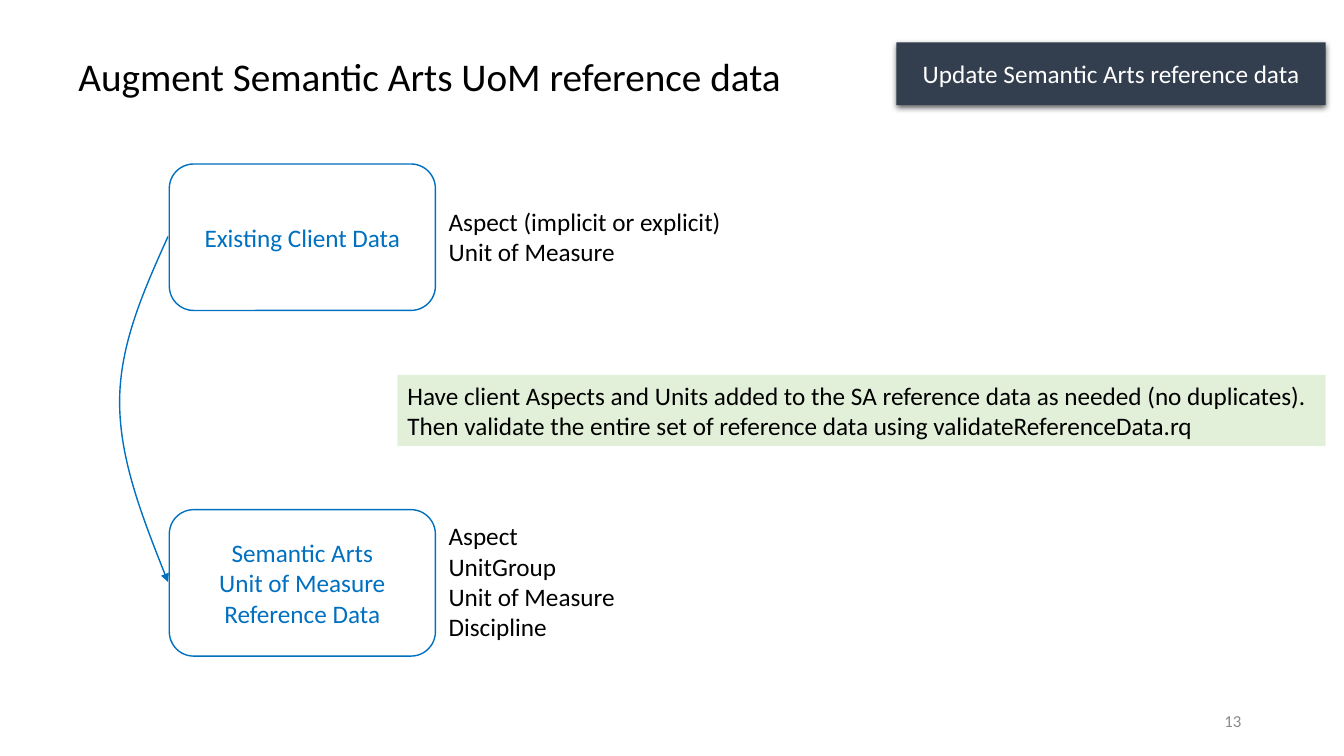
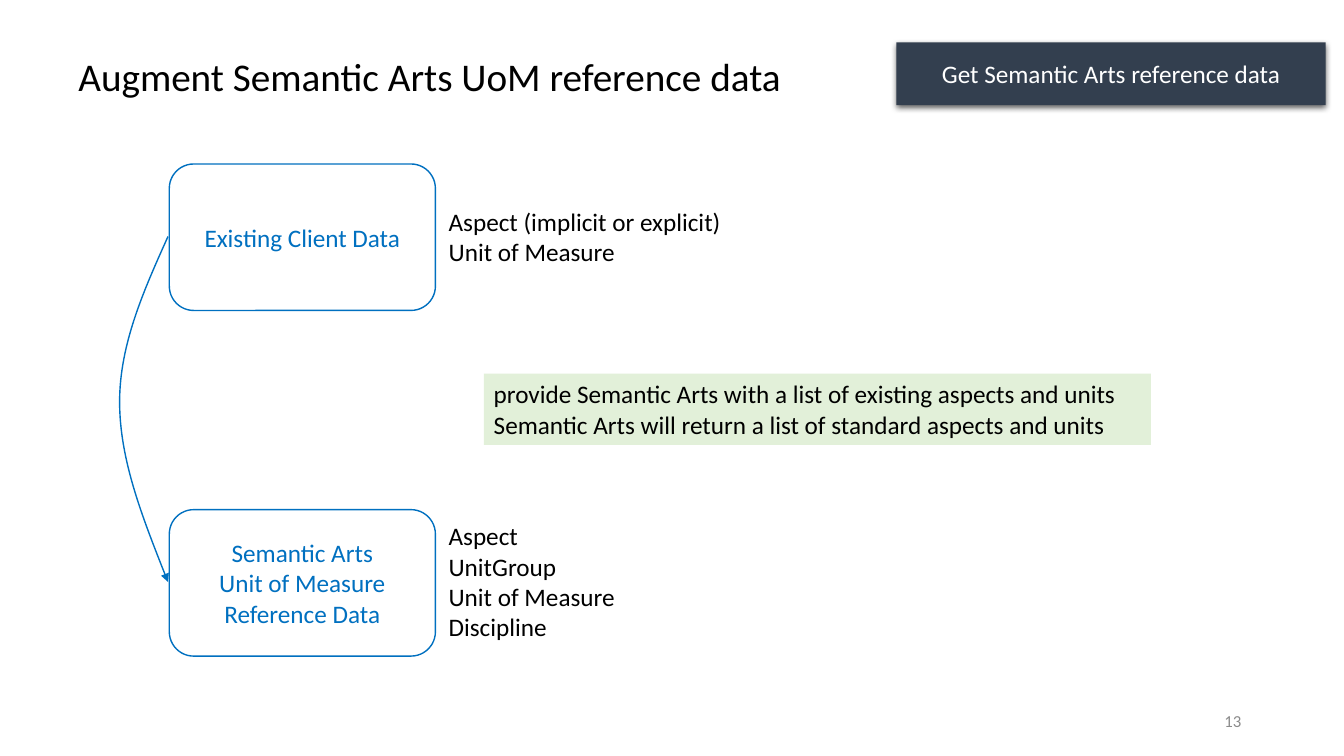
Before and after one commit to semanticarts/gist, a slide deck: slide 13 of migration/v13.0/uomDataConversion.pptx. Drawn at 1344x756 pixels with LibreOffice and Linux fonts; fonts in the diff are those of the drawing. Boxes give left, top, right and bottom in pixels: in the first picture for what was removed or moved away, otherwise in the second. Text is boxed around its words. In the diff, an @@ line names an element or a change of style, - is before the commit and + after.

Commit message:
clarify the step of getting standardized aspects and units from Semantic Arts

```diff
--- a/migration/v13.0/uomDataConversion.pptx
+++ b/migration/v13.0/uomDataConversion.pptx
@@ text in rectangle at (942, 65, 1280, 83): text changed @@
-Update Semantic Arts reference data
+Get Semantic Arts reference data
@@ rectangle "provide Semantic Arts with a ...": place and size @@
-rectangle "provide Semantic Arts with a ..." at (397, 375, 1326, 447)
+rectangle "provide Semantic Arts with a ..." at (484, 374, 1151, 446)
@@ text in rectangle at (494, 385, 1114, 438): text changed @@
-Have client Aspects and Units added to the SA reference data as needed (no duplicates).
-Then validate the entire set of reference data using validateReferenceData.rq
+provide Semantic Arts with a list of existing aspects and units
+Semantic Arts will return a list of standard aspects and units
```
Also in this commit, not shown: 1 other slide changed.
